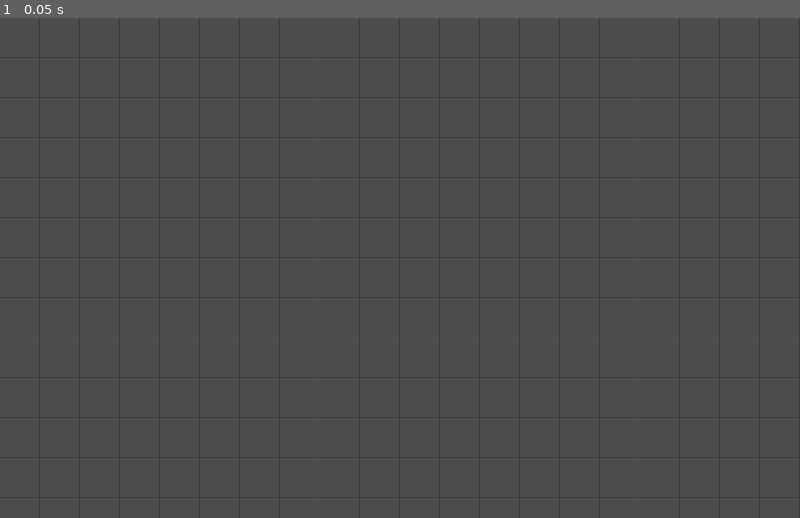
Above: before the commit, frame 1.
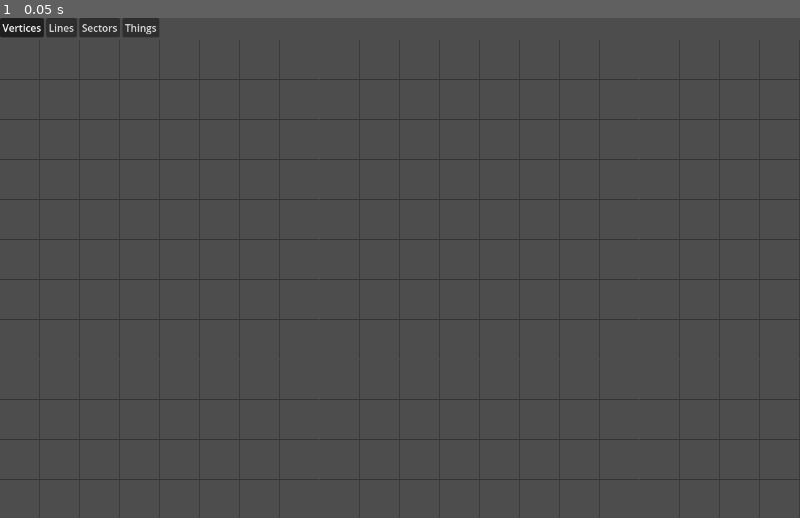
Above: after the commit, the same moment.

Repository: TehRealSalt/sentinel-smith
Game: Godot game, scene res://map_container.tscn
Two runs of this game, one before a commit and one after it. Both use one fixed random seed, a clock stepped at 60 frames per second and the inputs below. This scene is started directly instead of the project's main scene.
Inputs:
- Up to frame 1 (0.05 s): no input

The runs differ from the first frame. In frame 1, 0.7% of the frame differs, in the area x 0-20%, y 0-4%.

Commit message:
Add selection modes

Diff:
--- a/project/map_container.gd
+++ b/project/map_container.gd
@@ -25,6 +25,21 @@
 
 ## Our drag state.
 var drag := MapDrag.new(self)
+
+
+## The distinct modes of editing, each representing
+## a type of [DoomEntity] that can be selected.
+enum EditMode
+{
+	VERTICES,
+	LINES,
+	SECTORS,
+	THINGS
+}
+
+
+## The currently selected editing mode.
+var mode: EditMode = EditMode.VERTICES
 
 
 ## This tab's editing grid size.
@@ -88,3 +103,23 @@
 
 func _ready() -> void:
 	_view_2d.container = self
+
+
+func _on_vertices_button_toggled(toggled_on: bool) -> void:
+	if toggled_on:
+		mode = EditMode.VERTICES
+
+
+func _on_lines_button_toggled(toggled_on: bool) -> void:
+	if toggled_on:
+		mode = EditMode.LINES
+
+
+func _on_sectors_button_toggled(toggled_on: bool) -> void:
+	if toggled_on:
+		mode = EditMode.SECTORS
+
+
+func _on_things_button_toggled(toggled_on: bool) -> void:
+	if toggled_on:
+		mode = EditMode.THINGS
--- a/project/map_container.tscn
+++ b/project/map_container.tscn
@@ -2,6 +2,8 @@
 
 [ext_resource type="Script" uid="uid://qr1gr3o7isto" path="res://map_container.gd" id="1_wl3j5"]
 [ext_resource type="PackedScene" uid="uid://dylwuko5yjdd1" path="res://map_view_2d.tscn" id="2_4rnhj"]
+
+[sub_resource type="ButtonGroup" id="ButtonGroup_4rnhj"]
 
 [node name="MapContainer" type="Control" unique_id=1355333996]
 layout_mode = 3
@@ -14,6 +16,48 @@
 size_flags_vertical = 3
 script = ExtResource("1_wl3j5")
 
-[node name="MapView2D" parent="." unique_id=1654353195 instance=ExtResource("2_4rnhj")]
+[node name="VBoxContainer" type="VBoxContainer" parent="." unique_id=1881870726]
+layout_mode = 1
+anchors_preset = 15
+anchor_right = 1.0
+anchor_bottom = 1.0
+grow_horizontal = 2
+grow_vertical = 2
+
+[node name="HFlowContainer" type="HFlowContainer" parent="VBoxContainer" unique_id=362033437]
+layout_mode = 2
+
+[node name="VerticesButton" type="Button" parent="VBoxContainer/HFlowContainer" unique_id=1168645636]
+layout_mode = 2
+toggle_mode = true
+button_pressed = true
+button_group = SubResource("ButtonGroup_4rnhj")
+text = "Vertices"
+
+[node name="LinesButton" type="Button" parent="VBoxContainer/HFlowContainer" unique_id=1848463803]
+layout_mode = 2
+toggle_mode = true
+button_group = SubResource("ButtonGroup_4rnhj")
+text = "Lines"
+
+[node name="SectorsButton" type="Button" parent="VBoxContainer/HFlowContainer" unique_id=1984076177]
+layout_mode = 2
+toggle_mode = true
+button_group = SubResource("ButtonGroup_4rnhj")
+text = "Sectors"
+
+[node name="ThingsButton" type="Button" parent="VBoxContainer/HFlowContainer" unique_id=548576803]
+layout_mode = 2
+toggle_mode = true
+button_group = SubResource("ButtonGroup_4rnhj")
+text = "Things"
+
+[node name="MapView2D" parent="VBoxContainer" unique_id=1654353195 instance=ExtResource("2_4rnhj")]
 unique_name_in_owner = true
-layout_mode = 1
+layout_mode = 2
+size_flags_vertical = 3
+
+[connection signal="toggled" from="VBoxContainer/HFlowContainer/VerticesButton" to="." method="_on_vertices_button_toggled"]
+[connection signal="toggled" from="VBoxContainer/HFlowContainer/LinesButton" to="." method="_on_lines_button_toggled"]
+[connection signal="toggled" from="VBoxContainer/HFlowContainer/SectorsButton" to="." method="_on_sectors_button_toggled"]
+[connection signal="toggled" from="VBoxContainer/HFlowContainer/ThingsButton" to="." method="_on_things_button_toggled"]
--- a/project/map_view_2d.gd
+++ b/project/map_view_2d.gd
@@ -115,7 +115,17 @@
 			var threshold: float = MOUSE_TRESHOLD / transform.get_scale().x
 			rect.grow(threshold)
 
-			var hits: Array[DoomEntity] = container.map.pick_entities_in_rect(rect)
+			var hits: Array[DoomEntity] = []
+			match container.mode:
+				container.EditMode.VERTICES:
+					hits.append_array(container.map.pick_vertices_in_rect(rect))
+				container.EditMode.LINES:
+					hits.append_array(container.map.pick_lines_in_rect(rect))
+				container.EditMode.SECTORS:
+					hits.append_array(container.map.pick_sectors_in_rect(rect))
+				container.EditMode.THINGS:
+					hits.append_array(container.map.pick_things_in_rect(rect))
+
 			var mod: MapSelection.Modifiers = MapSelection.Modifiers.REPLACE
 			if mb.shift_pressed:
 				mod = MapSelection.Modifiers.ADD
@@ -149,7 +159,17 @@
 	if mb and mb.button_index == MOUSE_BUTTON_LEFT:
 		var world_pos: Vector2 = transform.affine_inverse() * mb.position
 		if mb.pressed:
-			var hit: DoomEntity = container.map.pick_entity(world_pos, threshold_sqr)
+			var hit: DoomEntity = null
+			match container.mode:
+				container.EditMode.VERTICES:
+					hit = container.map.pick_vertex(world_pos, threshold_sqr)
+				container.EditMode.LINES:
+					hit = container.map.pick_line(world_pos, threshold_sqr)
+				container.EditMode.SECTORS:
+					hit = container.map.pick_sector(world_pos)
+				container.EditMode.THINGS:
+					hit = container.map.pick_thing(world_pos, threshold_sqr)
+
 			var mod: MapSelection.Modifiers = MapSelection.Modifiers.REPLACE
 			if mb.shift_pressed:
 				mod = MapSelection.Modifiers.ADD
